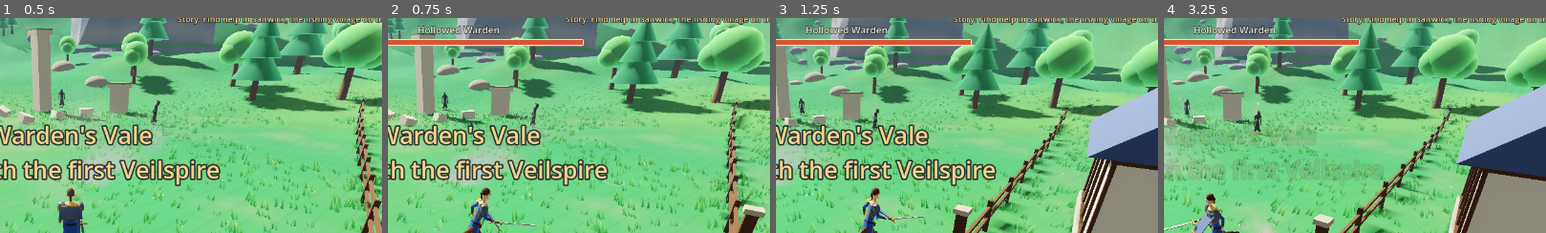
Above: before the commit, frames 1-4 (left to right).
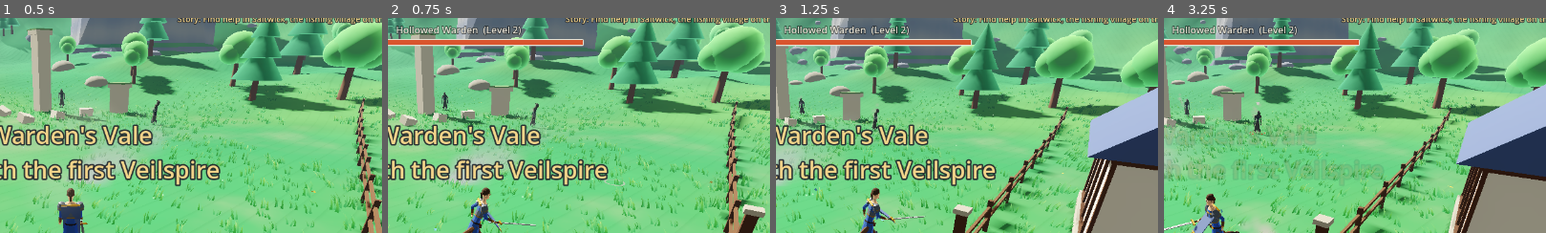
Above: after the commit, the same moments.

Repository: m4rk4ever-lang/Fantasy-RPG
Game: Godot game, scene res://scenes/main.tscn
The game is run twice, just before and just after one commit, with the same random seed, the same clock (stepped at 60 frames per second) and the same inputs.
Inputs (mouse positions are % of the whole screen's width and height, from its top left):
- Up to frame 1 (0.5 s): no input
- Up to frame 2 (0.75 s): tap Enter at 0.5 s; move the mouse to (72, 45) at 0.52 s; hold D (move_right) from 0.53 s (still down); hold Q (lock_on) from 0.53 s (still down); click (72, 45) at 0.67 s
- Up to frame 3 (1.25 s): keep holding D (move_right); keep holding Q (lock_on); tap Space at 0.77, 1.07 s
- Up to frame 4 (3.25 s): release D (move_right) at 1.25 s; release Q (lock_on) at 1.25 s; drag from (30, 55) to (45, 70) at 1.27 s; move the mouse to (60, 28) at 2.02 s; press the mouse at (60, 28) at 2.03 s; hold D (move_right) 2.03-2.75 s; tap Q (lock_on) at 2.3 s; release the mouse at (60, 28) at 2.75 s; drag from (45, 70) to (20, 35) at 2.77 s
The pictures show only the part of the screen within x 41-91%, y 7-57%; the shares and areas given below are measured in that part.

Frame 1 is identical in both runs. In frame 2, 0.8% of the frame differs, in the area x 2-35%, y 3-8%; in frame 3, 0.9%; in frame 4, 0.9%.

Commit message:
Spelstructuur: level cap 60, XP in WoW-stijl, monsterlevels, ontwerp met gebieden, dungeons en raids
Co-Authored-By: Claude Opus 5.5 <noreply@anthropic.com>
Claude-Session: https://claude.ai/code/session_01X1Hshh3gfRJFNSyViJVPYM

Diff:
--- a/scripts/enemies/hollow.gd
+++ b/scripts/enemies/hollow.gd
@@ -17,6 +17,7 @@
 const COL_EYE := Color("bfe6ff")
 
 @export var display_name: String = "Hollowed Warden"
+@export var level: int = 2
 @export var max_health: float = 60.0
 @export var move_speed: float = 4.2
 @export var aggro_range: float = 13.0
--- a/scripts/main.gd
+++ b/scripts/main.gd
@@ -166,7 +166,10 @@
 
 
 func _on_enemy_died(index: int, en: Hollow) -> void:
-	player.progression.add_xp(40)
+	var gained: int = Progression.kill_xp(en.level, player.progression.level)
+	player.progression.add_xp(gained)
+	if gained > 0:
+		hud.toast("+%d XP" % gained)
 	_drop_loot(en.global_position)
 	camera_rig.add_trauma(0.35)
 	fx.hitstop(0.12)
--- a/scripts/rpg/progression.gd
+++ b/scripts/rpg/progression.gd
@@ -7,6 +7,9 @@
 signal leveled_up(level: int)
 signal ranks_changed
 signal allegiance_changed(faction_id: String)
+
+## Character levels in WoW style (owner, 13-11-2026): one level for the hero, cap 60.
+const MAX_LEVEL: int = 60
 
 var class_id: String = "vanguard"
 var faction_id: String = ""
@@ -28,17 +31,32 @@
 				ranks[n["id"]] = 1
 
 
+## XP curve: quick early levels, steeper later (level 1: 100, level 10: ~3.200, level 59: ~59.000).
 func xp_to_next() -> int:
-	return 80 + 45 * (level - 1)
+	return int(round(100.0 * pow(float(level), 1.55)))
+
+
+## XP for defeating a monster, scaled by the level difference (grey mobs give little).
+static func kill_xp(mob_level: int, hero_level: int) -> int:
+	var base: float = 45.0 + 5.0 * mob_level
+	var diff: int = mob_level - hero_level
+	var mult: float = clampf(1.0 + 0.1 * diff, 0.1, 1.5)
+	if diff <= -8:
+		mult = 0.0
+	return int(round(base * mult))
 
 
 func add_xp(amount: int) -> void:
+	if level >= MAX_LEVEL:
+		return
 	xp += amount
-	while xp >= xp_to_next():
+	while level < MAX_LEVEL and xp >= xp_to_next():
 		xp -= xp_to_next()
 		level += 1
 		skill_points += 1
 		leveled_up.emit(level)
+	if level >= MAX_LEVEL:
+		xp = 0
 	xp_changed.emit(xp, xp_to_next(), level)
 
 
--- a/scripts/ui/hud.gd
+++ b/scripts/ui/hud.gd
@@ -362,7 +362,8 @@
 		_target_root.visible = false
 		return
 	_target = enemy
-	_target_label.text = str(enemy.get("display_name"))
+	var lvl: Variant = enemy.get("level")
+	_target_label.text = str(enemy.get("display_name")) + ("  (Level %d)" % int(lvl) if lvl != null else "")
 	_on_target_health_changed(float(enemy.get("health")), float(enemy.get("max_health")))
 	if enemy.has_signal("health_changed"):
 		enemy.health_changed.connect(_on_target_health_changed)
--- a/tools/run_tests.gd
+++ b/tools/run_tests.gd
@@ -213,6 +213,11 @@
 	var lvl0: int = prog.level
 	prog.add_xp(1000)
 	_check(prog.level > lvl0 and prog.skill_points > 1, "XP gives levels and skill points (level %d, %d points)" % [prog.level, prog.skill_points])
+	var cap_test := Progression.new()
+	cap_test.add_xp(100000000)
+	_check(cap_test.level == Progression.MAX_LEVEL, "level caps at %d" % Progression.MAX_LEVEL)
+	cap_test.free()
+	_check(Progression.kill_xp(2, 20) == 0 and Progression.kill_xp(5, 5) > 0, "low-level monsters give no XP")
 	_check(prog.rank_up("keen_edge"), "rank up Keen Edge")
 	_check(is_equal_approx(prog.stat("damage_mult"), 0.08), "Keen Edge adds 8% damage")
 	_check(prog.rank_up("whirlwind"), "unlock Whirlwind after Keen Edge")
Not shown, changed: CHANGELOG.md
Not shown, changed: docs/DESIGN.md
Not shown, changed: docs/ROADMAP.md
Not shown, added: feedback/verwerkt/2026-11-13-spelstructuur.md
